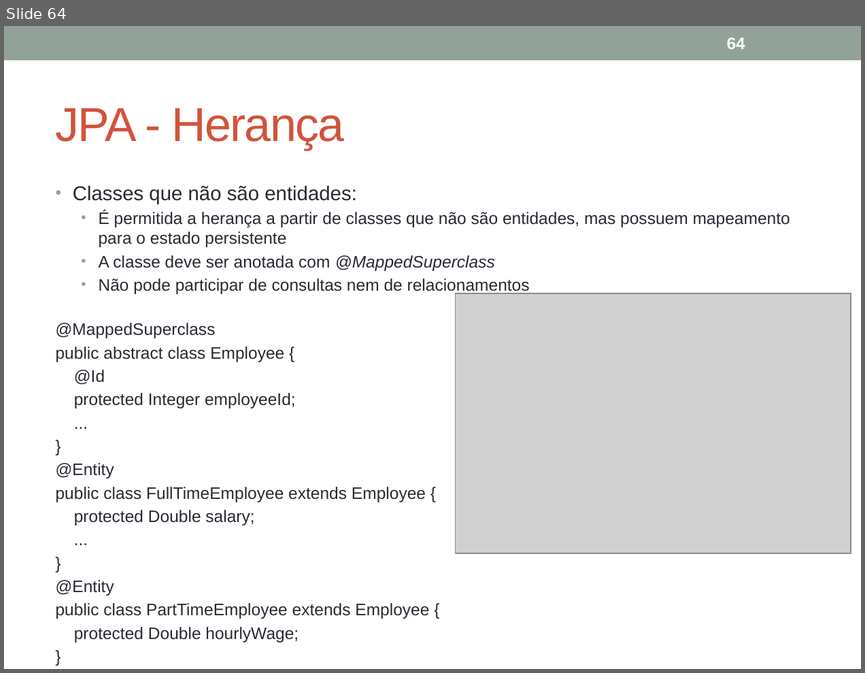
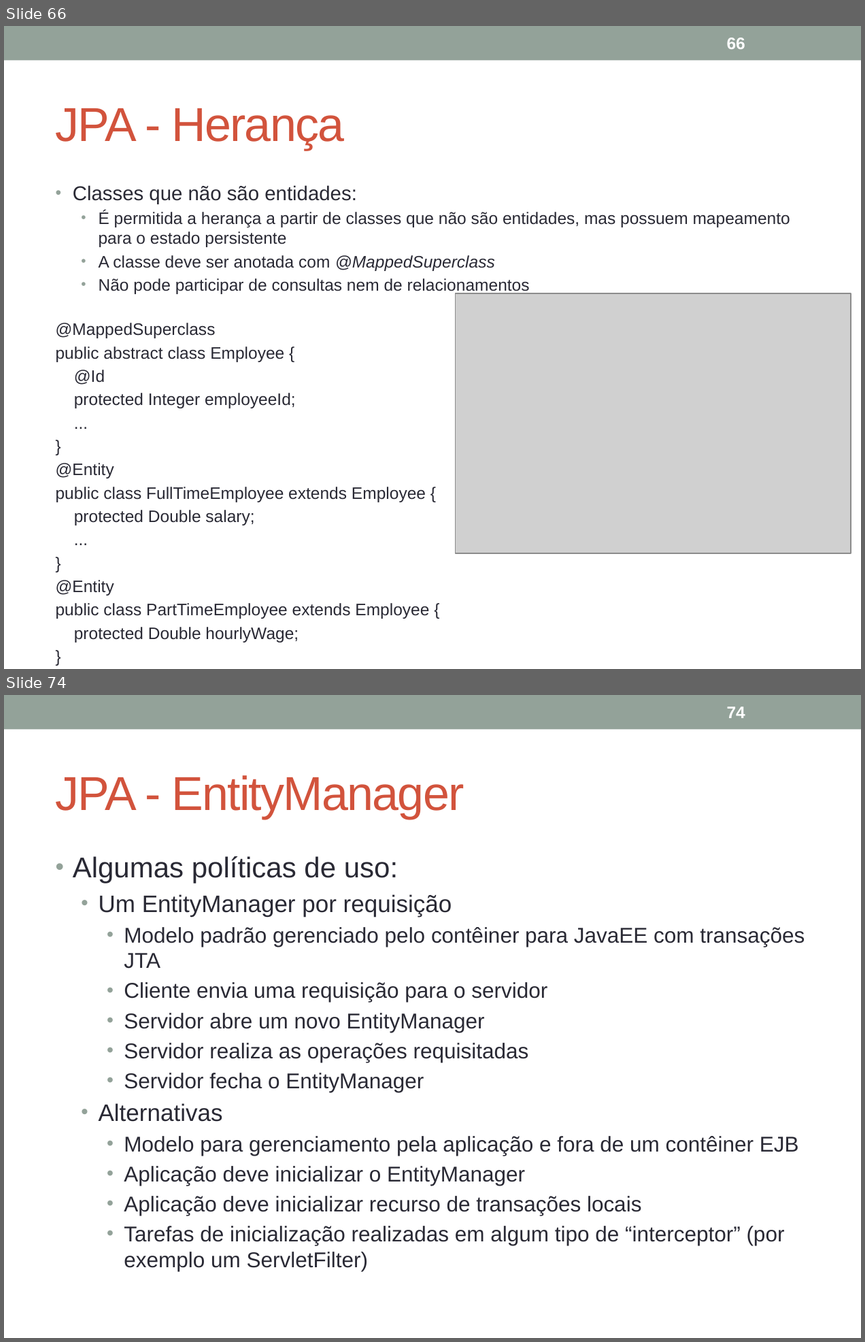
Before and after one commit to VanusaASilva/VanusaASilva, a slide deck: Material/JavaEE_JPA.pptx. Shown one above the other, each under a label of ours: slide 64 before the commit, slides 66 and 74 after it; the slides between them are not shown. The pictures are 865x673 and 865x1342 pixels, drawn with LibreOffice and Linux fonts; fonts in the diff are those of the drawing; grey boxes stand for pictures. Boxes give left, top, right and bottom in pixels: in the first picture for what was removed or moved away, otherwise in the second. Text is boxed around its words. In the diff, an @@ line names an element or a change of style, - is before the commit and + after.

```diff
--- a/Material/JavaEE_JPA.pptx
+++ b/Material/JavaEE_JPA.pptx
@@ slide 74 added at <box>4,695,861,1338</box>, background #FFFFFF; not listed: 1 template element that a slide beside it also shows @@
@@ page number added at <box>727,707,745,718</box>, 14 pt, text #FFFFFF, bold @@
+74
@@ title added at <box>56,775,464,819</box>, 40 pt, text #D2533C @@
+JPA - EntityManager
@@ text added at <box>73,856,804,1271</box>, 18 pt, text #292934 @@
+• Algumas políticas de uso:
+  • Um EntityManager por requisição
+    • Modelo padrão gerenciado pelo contêiner para JavaEE com transações JTA
+    • Cliente envia uma requisição para o servidor
+    • Servidor abre um novo EntityManager
+    • Servidor realiza as operações requisitadas
+    • Servidor fecha o EntityManager
+  • Alternativas
+    • Modelo para gerenciamento pela aplicação e fora de um contêiner EJB
+    • Aplicação deve inicializar o EntityManager
+    • Aplicação deve inicializar recurso de transações locais
+    • Tarefas de inicialização realizadas em algum tipo de “interceptor” (por exemplo um ServletFilter)
@@ what was slide 64 is now slide 66 @@
@@ page number at <box>727,38,745,49</box>: text changed @@
-64
+66
```
Also in this commit, not shown: 1 slide changed, 91 other slides added, 55 other files.
